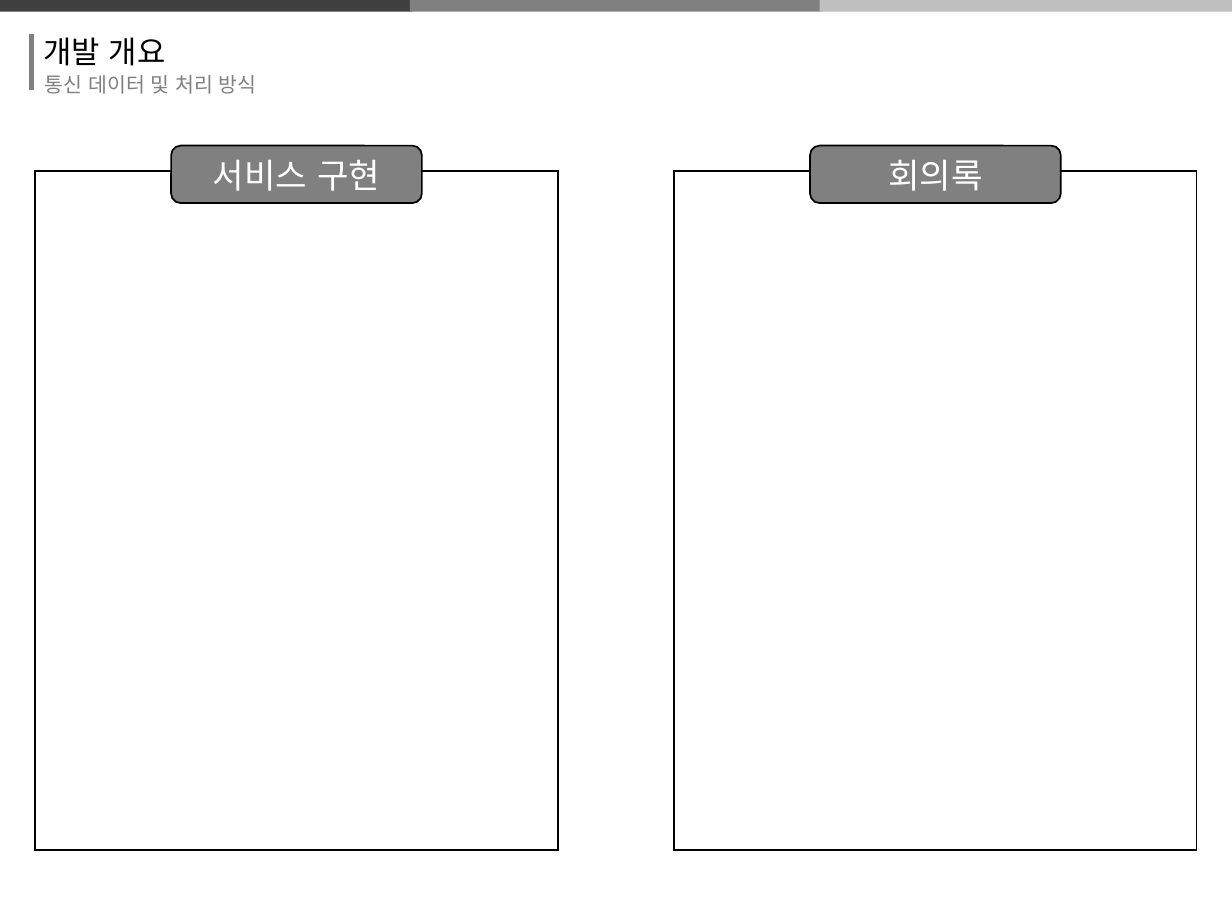
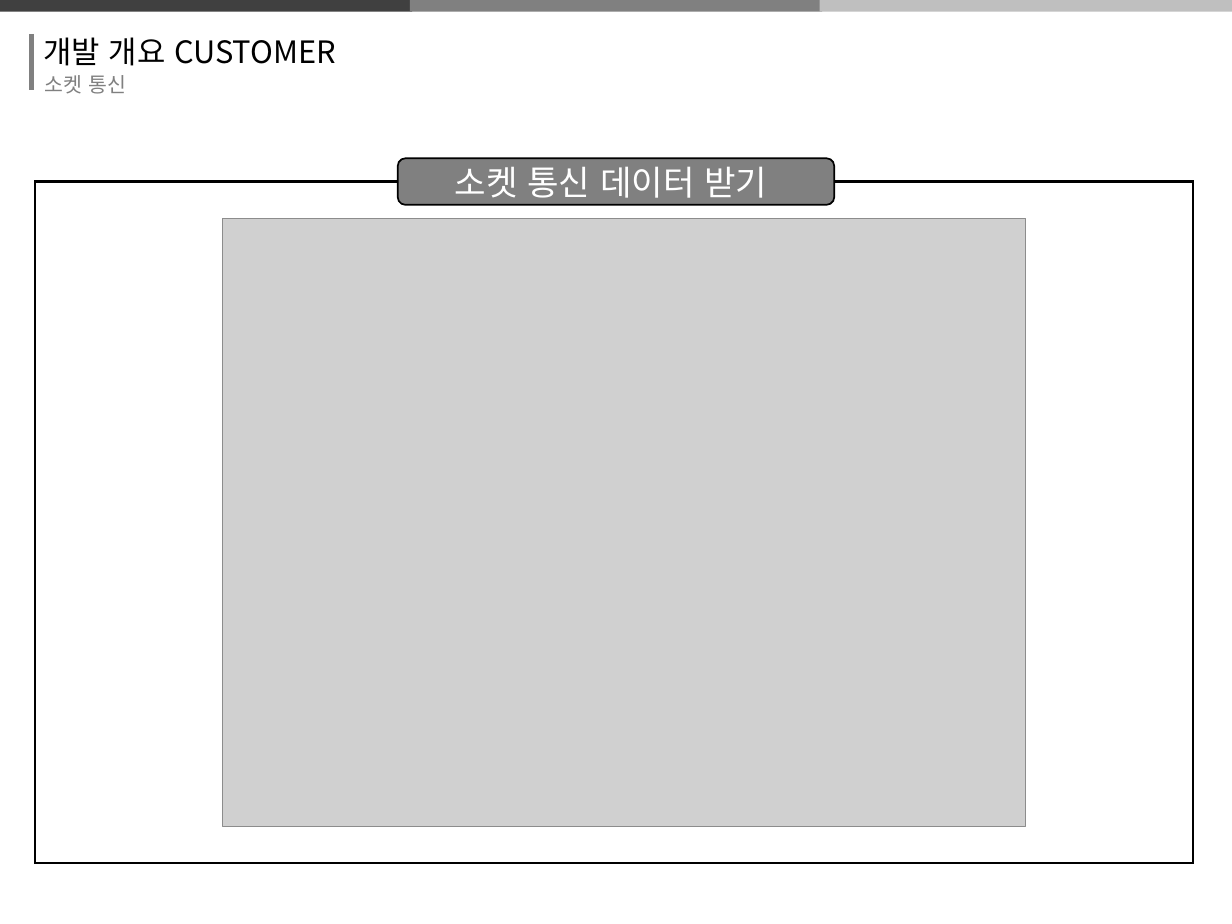
Before and after one commit to thrk941106/2018system_programming, a slide deck: slide 21 of 시프ppt 제작중.pptx (slide 18 before the commit). Drawn at 1232x924 pixels with LibreOffice and Linux fonts; fonts in the diff are those of the drawing; grey boxes stand for pictures. Boxes give left, top, right and bottom in pixels: in the first picture for what was removed or moved away, otherwise in the second. Text is boxed around its words. In the diff, an @@ line names an element or a change of style, - is before the commit and + after.

```diff
--- a/시프ppt 제작중.pptx
+++ b/시프ppt 제작중.pptx
@@ text at bbox=[44, 37, 336, 66]: text changed @@
-개발 개요
+개발 개요 CUSTOMER
@@ text at bbox=[45, 75, 126, 94]: text changed @@
-통신 데이터 및 처리 방식
+소켓 통신
@@ rounded rectangle removed at bbox=[171, 145, 423, 203] @@
-서비스 구현
@@ rounded rectangle removed at bbox=[811, 145, 1062, 203] @@
-회의록
@@ rounded rectangle added at bbox=[398, 159, 834, 206], fill #808080, outline #000000 1 pt, 20 pt, text #FFFFFF @@
+소켓 통신 데이터 받기
@@ rectangle removed at bbox=[674, 171, 1196, 850] @@
@@ rectangle: place and size @@
-rectangle at bbox=[36, 171, 558, 850]
+rectangle at bbox=[36, 181, 1194, 862]
@@ picture added at bbox=[223, 218, 1026, 827] @@
```
Also in this commit, not shown: 3 other slides changed, 4 slides added, 5 slides removed.
